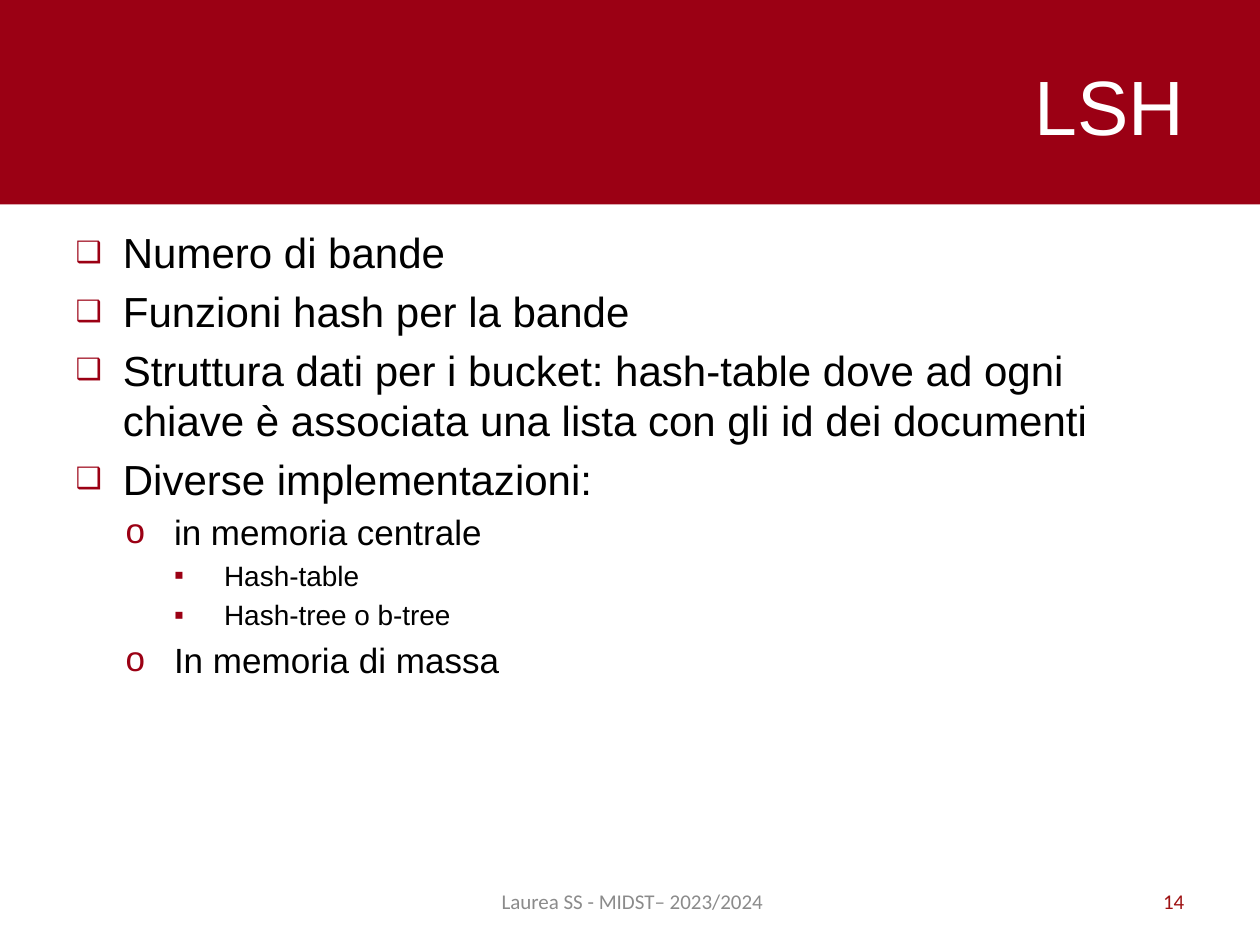
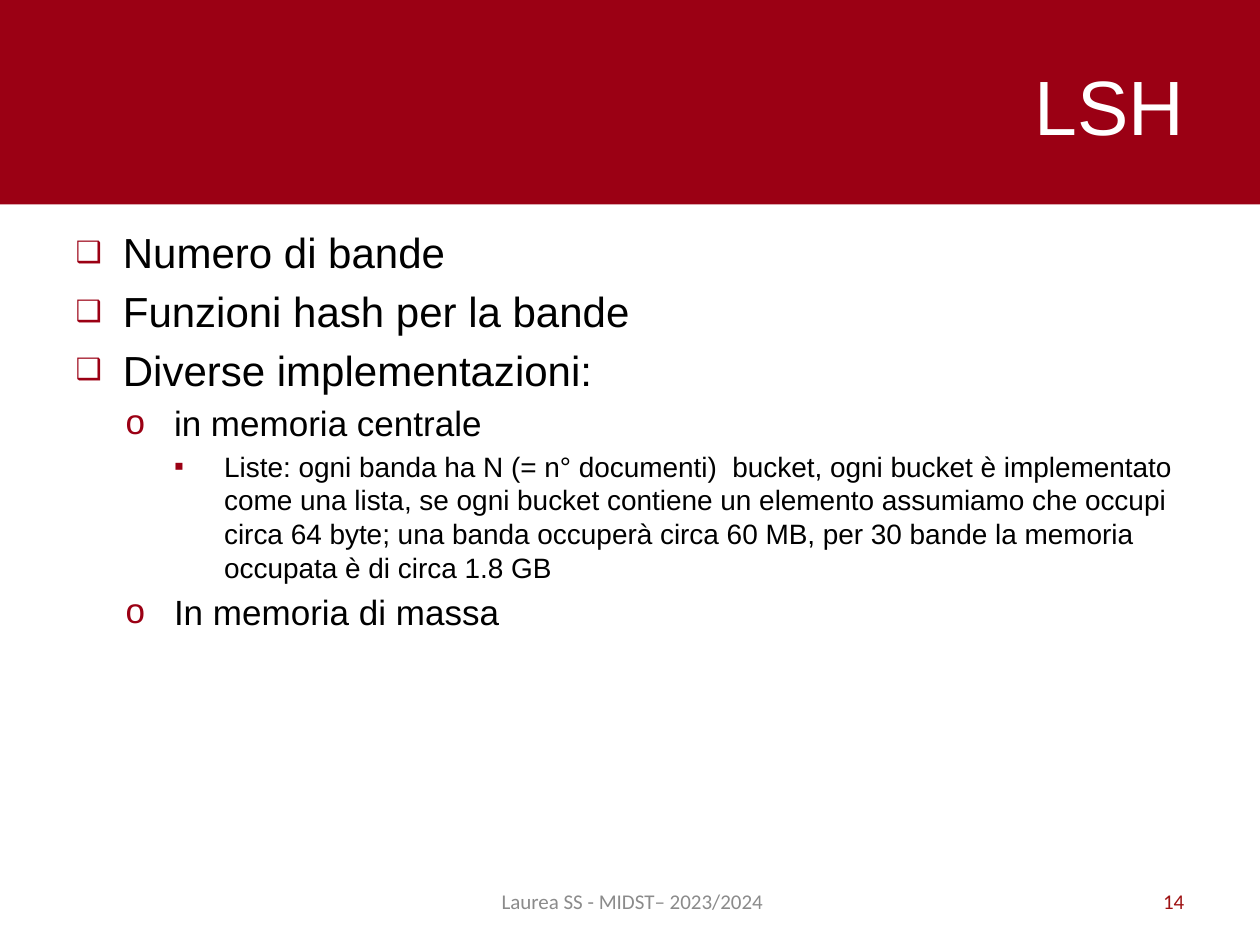
Before and after one commit to pietro-stangherlin/near_duplicate_doc_lsh, a slide deck: slide 14 of slides/ita/slides_ita.pptx. Drawn at 1260x945 pixels with LibreOffice and Linux fonts; fonts in the diff are those of the drawing. Boxes give left, top, right and bottom in pixels: in the first picture for what was removed or moved away, otherwise in the second. Text is boxed around its words. In the diff, an @@ line names an element or a change of style, - is before the commit and + after.

```diff
--- a/slides/ita/slides_ita.pptx
+++ b/slides/ita/slides_ita.pptx
@@ text at bbox=[123, 355, 1087, 445]: paragraph removed @@
-❑ Struttura dati per i bucket: hash-table dove ad ogni chiave è associata una lista con gli id dei documenti
@@ text at bbox=[224, 456, 1172, 583]: text changed @@
-    ▪ Hash-table
-    ▪ Hash-tree o b-tree
+    ▪ Liste: ogni banda ha N (= n° documenti) bucket, ogni bucket è implementato come una lista, se ogni bucket contiene un elemento assumiamo che occupi circa 64 byte; una banda occuperà circa 60 MB, per 30 bande la memoria occupata è di circa 1.8 GB
```
Also in this commit, not shown: 1 other slide changed, 4 other files.
